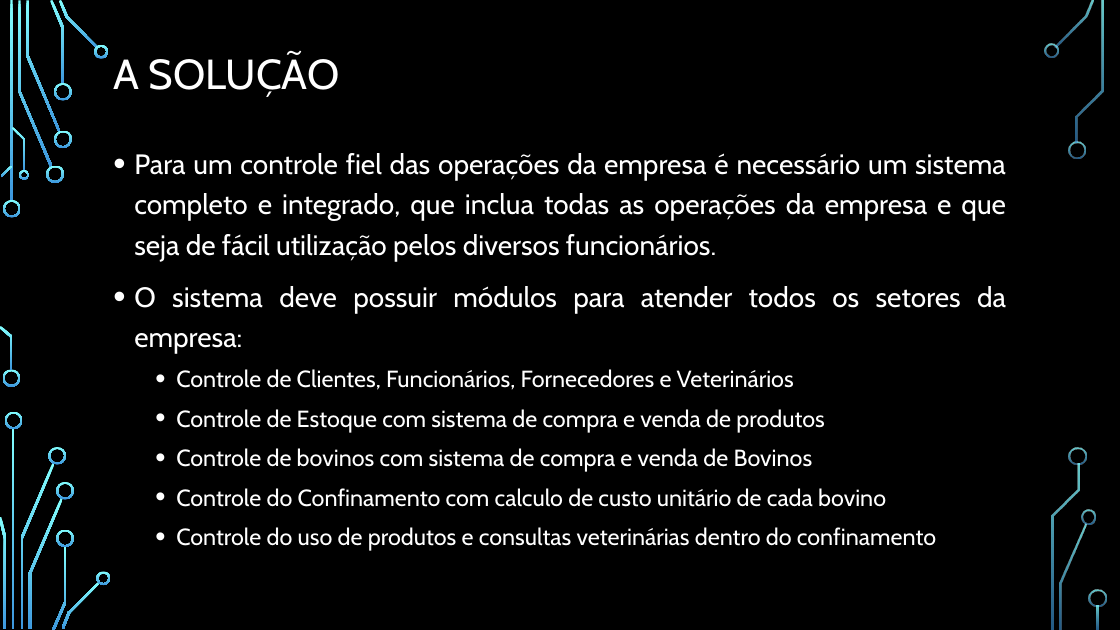
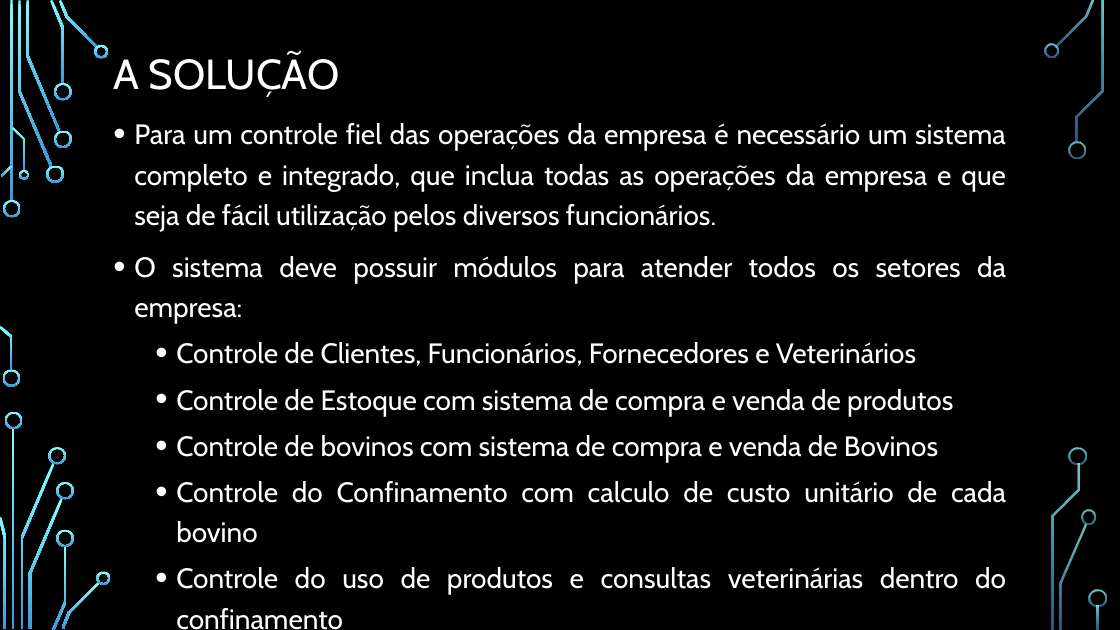
Before and after one commit to chav1985/GerenciamentoBovinos, a slide deck: slide 5 of GerenciamentoBovinos/Documentação/Apresentação/SISTEMA DE GERENCIAMENTO DE BOVINOS.pptx. Drawn at 1120x630 pixels with LibreOffice and Linux fonts; fonts in the diff are those of the drawing; background and template pictures are left out. Boxes give left, top, right and bottom in pixels: in the first picture for what was removed or moved away, otherwise in the second. Text is boxed around its words. In the diff, an @@ line names an element or a change of style, - is before the commit and + after.

```diff
--- a/GerenciamentoBovinos/Documentação/Apresentação/SISTEMA DE GERENCIAMENTO DE BOVINOS.pptx
+++ b/GerenciamentoBovinos/Documentação/Apresentação/SISTEMA DE GERENCIAMENTO DE BOVINOS.pptx
@@ text "Para um controle fiel das ...": place and size @@
-text "Para um controle fiel das ..." at box(134, 153, 1006, 551)
+text "Para um controle fiel das ..." at box(134, 123, 1006, 595)
@@ text at box(176, 342, 1006, 595): size 20 to 24 pt in "Controle de Clientes, Funcionários, Fornecedores e Veterinár ...", "Controle de Estoque com sistema de compra ...", "Controle de bovinos com sistema de compra ...", "Controle do Confinamento com calculo de custo ..." and 1 more places @@
```
Also in this commit, not shown: 7 other slides changed.
